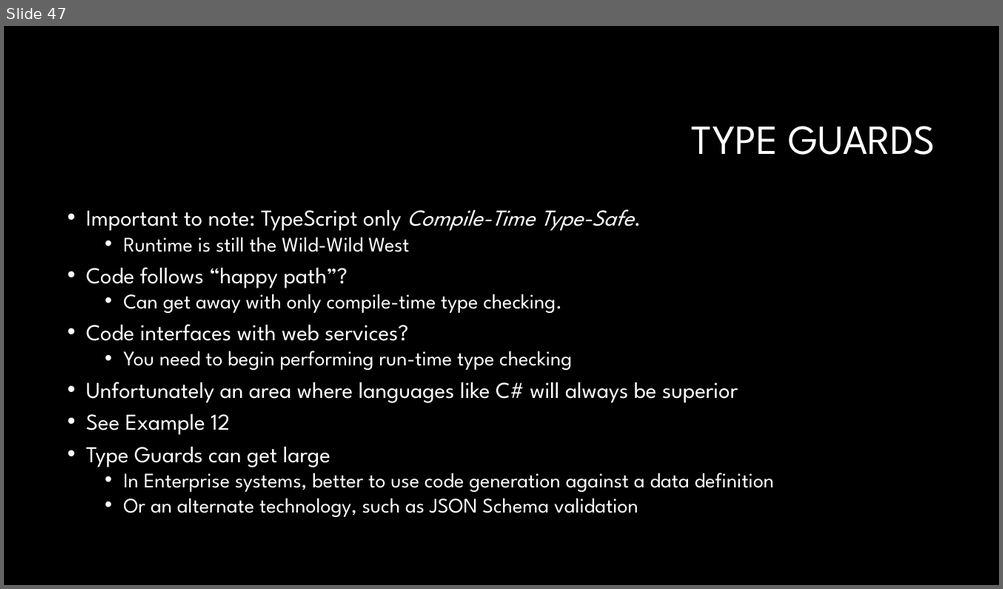
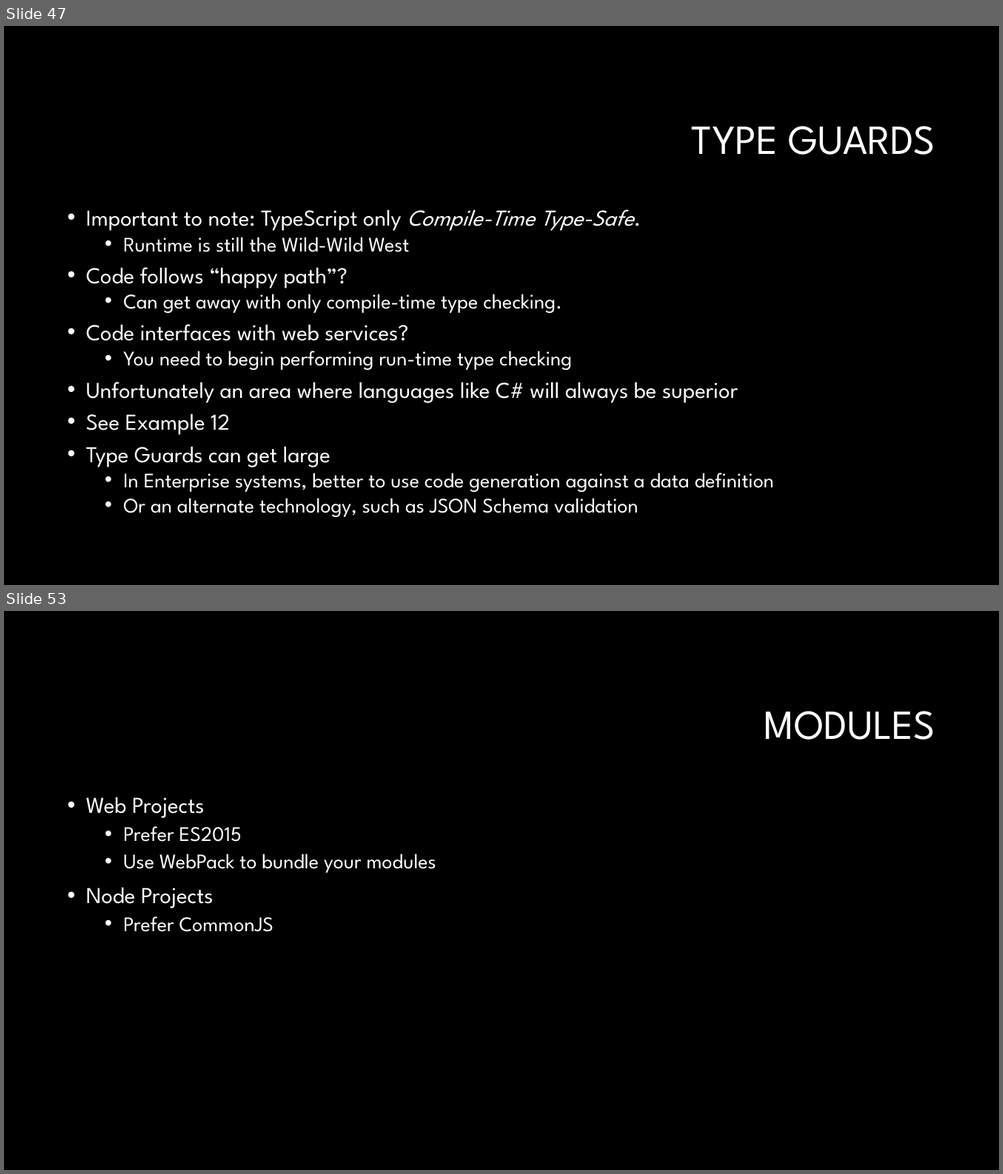
Before and after one commit to RonPenton/intro-to-typescript, a slide deck: Web development with Typescript.pptx. Shown one above the other, each under a label of ours: slide 47 before the commit, slides 47 and 53 after it; the slides between them are not shown. The pictures are 1003x589 and 1003x1174 pixels, drawn with LibreOffice and Linux fonts; fonts in the diff are those of the drawing; background and template pictures are left out. Boxes give left, top, right and bottom in pixels: in the first picture for what was removed or moved away, otherwise in the second. Text is boxed around its words. In the diff, an @@ line names an element or a change of style, - is before the commit and + after.

Commit message:
modules

```diff
--- a/Web development with Typescript.pptx
+++ b/Web development with Typescript.pptx
@@ slide 53 added at <box>4,611,999,1170</box>, background #000000 @@
@@ title added at <box>764,711,935,740</box>, 40 pt, text #FFFFFF @@
+MODULES
@@ text added at <box>86,797,436,932</box>, 20 pt, text #FFFFFF @@
+• Web Projects
+  • Prefer ES2015
+  • Use WebPack to bundle your modules
+• Node Projects
+  • Prefer CommonJS
```
Also in this commit, not shown: 7 other slides added, 10 other files.
